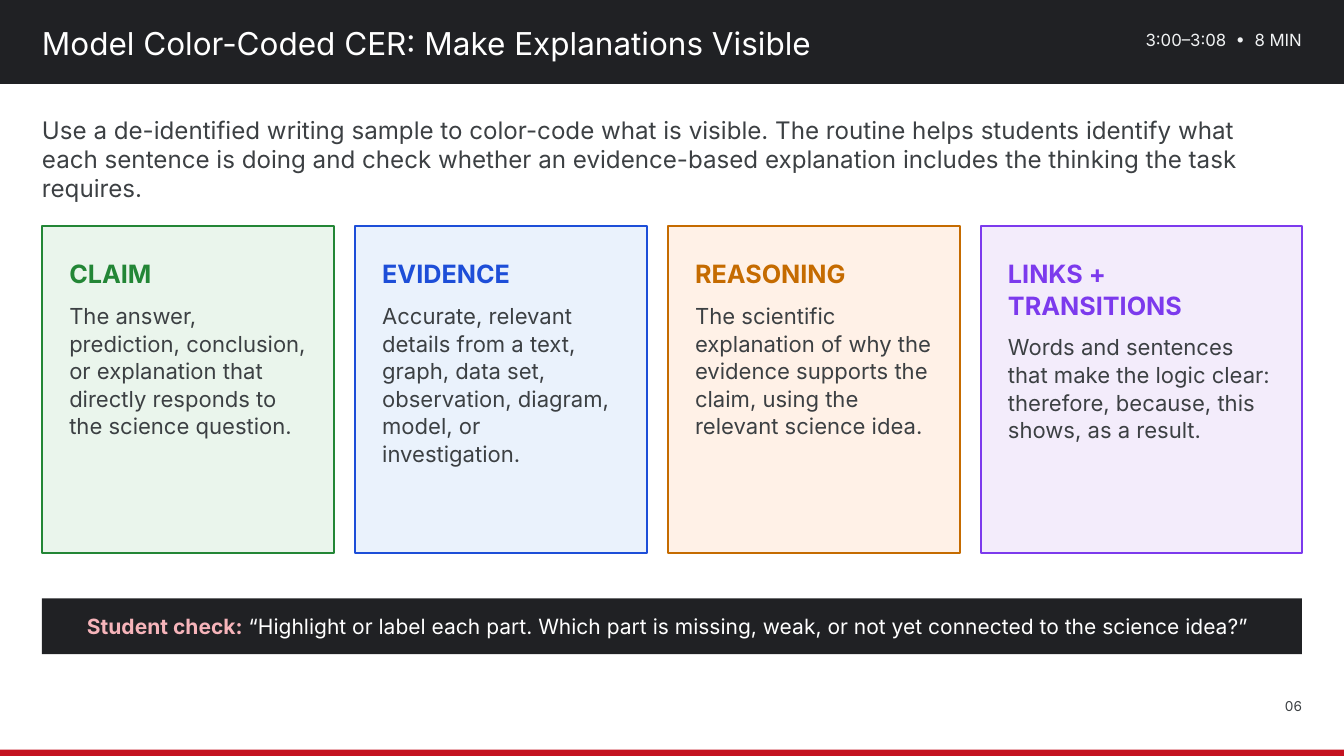
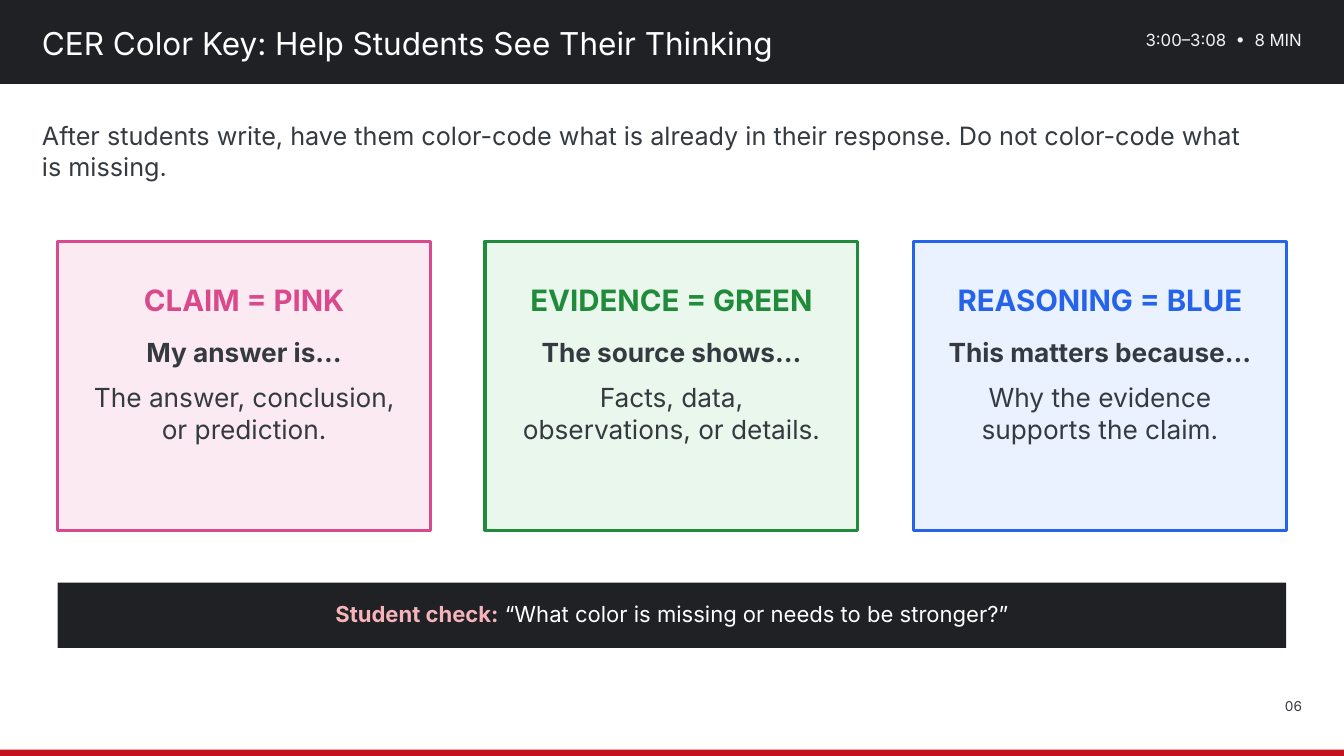
Before and after one commit to nbhs-science/nbhs-science, a slide deck: slide 6 of assets/plc/2026-10-28_Science_Department_PD_Strengthening_Science_Literacy.pptx. Drawn at 1344x756 pixels with LibreOffice and Linux fonts; fonts in the diff are those of the drawing. Boxes give left, top, right and bottom in pixels: in the first picture for what was removed or moved away, otherwise in the second. Text is boxed around its words. In the diff, an @@ line names an element or a change of style, - is before the commit and + after.

Commit message:
Simplify Oct. 28 Science Literacy PD deck
Replace the PD PowerPoint with a teacher-friendly version, correct Claim = pink, Evidence = green, Reasoning = blue, and remove the Biology reference from the cover.

```diff
--- a/assets/plc/2026-10-28_Science_Department_PD_Strengthening_Science_Literacy.pptx
+++ b/assets/plc/2026-10-28_Science_Department_PD_Strengthening_Science_Literacy.pptx
@@ text at (x1=42, y1=31, x2=773, y2=62): text changed @@
-Model Color-Coded CER: Make Explanations Visible
+CER Color Key: Help Students See Their Thinking
@@ text at (x1=42, y1=126, x2=1240, y2=181): text changed; size 23 to 24 pt; text colour #3C4043 to #343A40 @@
-Use a de-identified writing sample to color-code what is visible. The routine helps students identify what each sentence is doing and check whether an evidence-based explanation includes the thinking the task requires.
+After students write, have them color-code what is already in their response. Do not color-code what is missing.
@@ rectangle removed at (x1=355, y1=226, x2=646, y2=553) @@
@@ rectangle resized from (x1=42, y1=226, x2=334, y2=553) to (x1=57, y1=241, x2=430, y2=530) @@
@@ rectangle at (x1=57, y1=241, x2=430, y2=530): fill #EAF5EC to #FCEAF2; outline #238636 2 pt to #D84A8B 3 pt @@
@@ text removed at (x1=382, y1=264, x2=609, y2=467) @@
-EVIDENCE
-Accurate, relevant details from a text, graph, data set, observation, diagram, model, or investigation.
@@ rectangle resized from (x1=667, y1=226, x2=959, y2=553) to (x1=485, y1=241, x2=858, y2=530) @@
@@ rectangle at (x1=485, y1=241, x2=858, y2=530): fill #FFF1E7 to #E9F7EC; outline #C56B00 2 pt to #208B3A 3 pt @@
@@ text removed at (x1=695, y1=264, x2=931, y2=435) @@
-REASONING
-The scientific explanation of why the evidence supports the claim, using the relevant science idea.
@@ rectangle resized from (x1=980, y1=226, x2=1302, y2=553) to (x1=913, y1=241, x2=1286, y2=530) @@
@@ rectangle at (x1=913, y1=241, x2=1286, y2=530): fill #F3ECFB to #EAF1FF; outline #7C3AED 2 pt to #2563EB 3 pt @@
@@ text removed at (x1=1008, y1=264, x2=1270, y2=442) @@
-LINKS + TRANSITIONS
-Words and sentences that make the logic clear: therefore, because, this shows, as a result.
@@ text at (x1=94, y1=289, x2=394, y2=445): text changed; size 21 to 25 pt; text colour #3C4043 to #343A40 @@
-CLAIM
-The answer, prediction, conclusion, or explanation that directly responds to the science question.
+CLAIM = PINK
+My answer is…
+The answer, conclusion, or prediction.
@@ text added at (x1=523, y1=289, x2=820, y2=444), 25 pt, text #343A40 @@
+EVIDENCE = GREEN
+The source shows…
+Facts, data, observations, or details.
@@ text added at (x1=949, y1=289, x2=1251, y2=445), 25 pt, text #343A40, bold @@
+REASONING = BLUE
+This matters because…
+Why the evidence supports the claim.
@@ rectangle resized from (x1=42, y1=599, x2=1302, y2=655) to (x1=57, y1=583, x2=1286, y2=648) @@
@@ text at (x1=335, y1=605, x2=1009, y2=627): text changed; size 20 to 21 pt @@
-Student check: “Highlight or label each part. Which part is missing, weak, or not yet connected to the science idea?”
+Student check: “What color is missing or needs to be stronger?”
```
Also in this commit, not shown: 6 other slides changed, 2 slides added, 2 slides removed.
